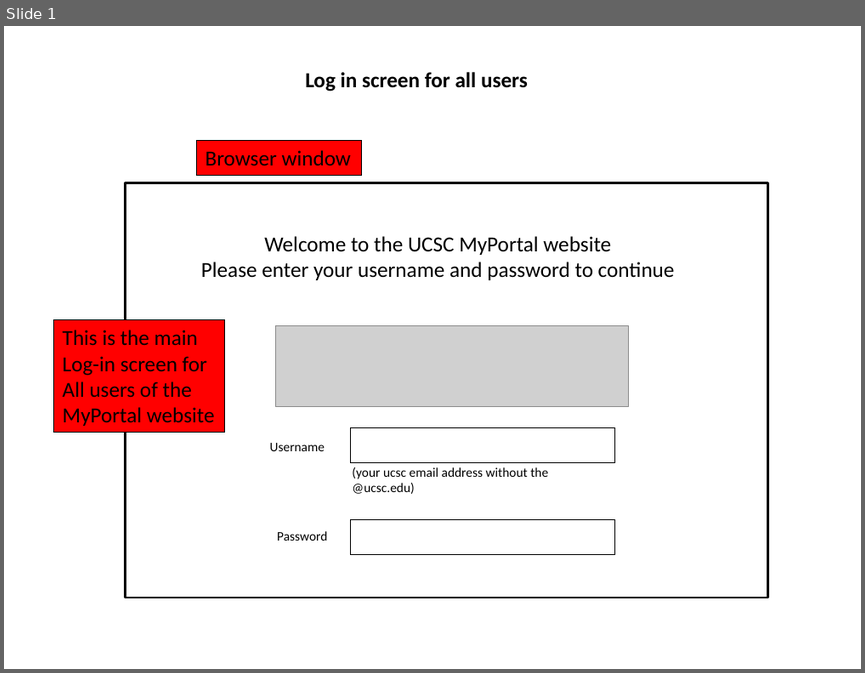
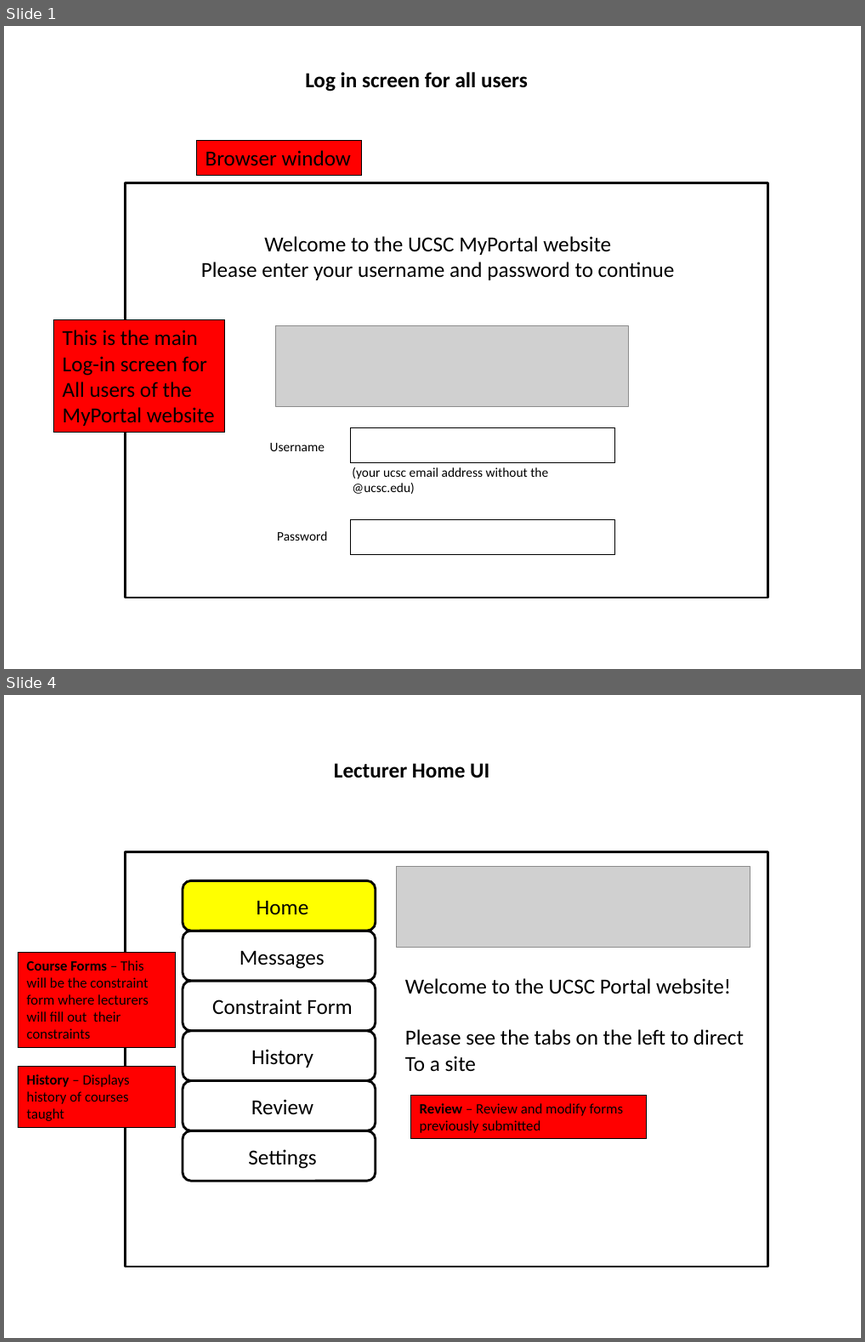
Before and after one commit to bpross/MyCourses-Scheduler, a slide deck: docs/requirements/Preliminary User Interface.pptx. Shown one above the other, each under a label of ours: slide 1 before the commit, slides 1 and 4 after it; the slides between them are not shown. The pictures are 865x673 and 865x1342 pixels, drawn with LibreOffice and Linux fonts; fonts in the diff are those of the drawing; grey boxes stand for pictures. Boxes give left, top, right and bottom in pixels: in the first picture for what was removed or moved away, otherwise in the second. Text is boxed around its words. In the diff, an @@ line names an element or a change of style, - is before the commit and + after.

```diff
--- a/docs/requirements/Preliminary User Interface.pptx
+++ b/docs/requirements/Preliminary User Interface.pptx
@@ slide 4 added at (4,695,861,1338), background #FFFFFF @@
@@ text added at (334,763,489,778), 18 pt, text #000000, bold @@
+Lecturer Home UI
@@ rectangle added at (126,851,768,1265), outline #000000 2 pt @@
@@ picture added at (397,867,749,947) @@
@@ rounded rectangle added at (182,881,375,930), fill #FFFF00, outline #000000 2 pt @@
@@ text added at (256,900,309,914), 18 pt, text #000000 @@
+Home
@@ rounded rectangle added at (182,930,375,981), outline #000000 2 pt @@
@@ rectangle added at (18,952,176,1047), fill #FF0000, outline #000000 0.75 pt, 12 pt, text #000000 @@
+Course Forms – This will be the constraint form where lecturers will fill out their constraints
@@ text added at (239,950,324,969), 18 pt, text #000000 @@
+Messages
@@ rounded rectangle added at (182,981,375,1030), outline #000000 2 pt @@
@@ text added at (212,998,352,1015), 18 pt, text #000000 @@
+Constraint Form
@@ text added at (405,978,744,1072), 18 pt, text #000000 @@
+Welcome to the UCSC Portal website!
+Please see the tabs on the left to direct
+To a site
@@ rounded rectangle added at (182,1031,375,1081), outline #000000 2 pt @@
@@ text added at (251,1049,313,1067), 18 pt, text #000000 @@
+History
@@ rectangle added at (18,1066,176,1127), fill #FF0000, outline #000000 0.75 pt, 12 pt, text #000000 @@
+History – Displays history of courses taught
@@ rounded rectangle added at (182,1081,375,1130), outline #000000 2 pt @@
@@ text added at (251,1099,313,1114), 18 pt, text #000000 @@
+Review
@@ rectangle added at (411,1095,647,1138), fill #FF0000, outline #000000 0.75 pt, 12 pt, text #000000 @@
+Review – Review and modify forms previously submitted
@@ rounded rectangle added at (182,1130,375,1180), outline #000000 2 pt @@
@@ text added at (248,1149,316,1168), 18 pt, text #000000 @@
+Settings
```
Also in this commit, not shown: 2 slides changed, 3 other slides added.
